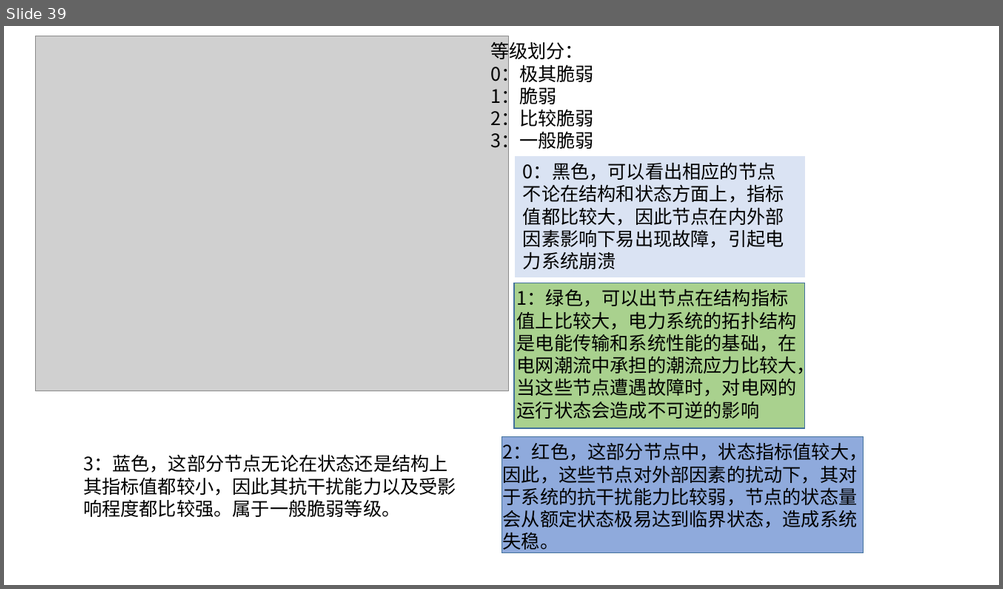
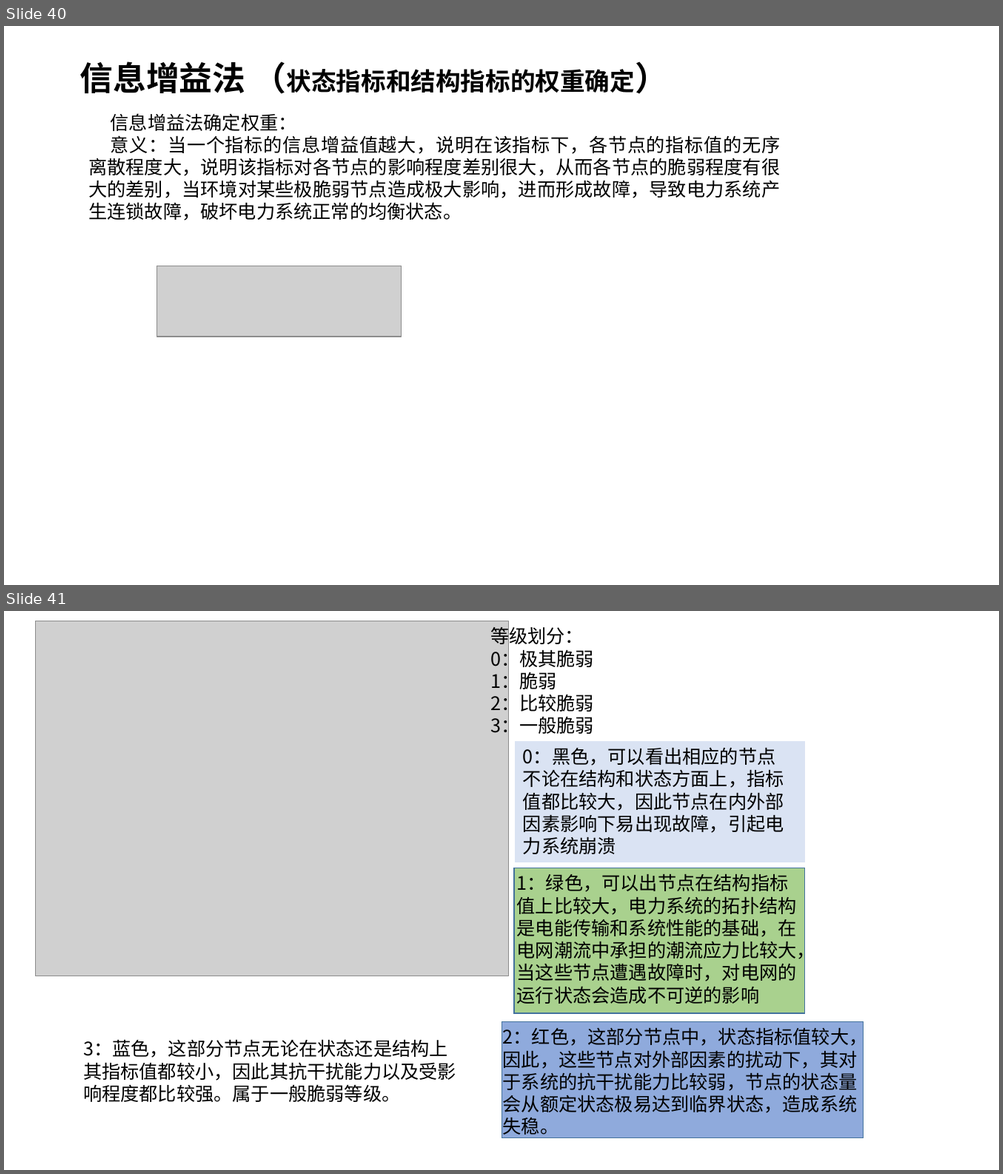
Before and after one commit to LJCcn/Graduation_thesis, a slide deck: 电力系统脆弱性研究/电力系统脆弱性研究.pptx. Shown one above the other, each under a label of ours: slide 39 before the commit, slides 40 and 41 after it. The pictures are 1003x589 and 1003x1174 pixels, drawn with LibreOffice and Linux fonts; fonts in the diff are those of the drawing; grey boxes stand for pictures. Boxes give left, top, right and bottom in pixels: in the first picture for what was removed or moved away, otherwise in the second. Text is boxed around its words. In the diff, an @@ line names an element or a change of style, - is before the commit and + after.

```diff
--- a/电力系统脆弱性研究/电力系统脆弱性研究.pptx
+++ b/电力系统脆弱性研究/电力系统脆弱性研究.pptx
@@ slide 40 added at (4,26,999,585), background #FFFFFF @@
@@ title added at (79,62,634,93), 24 pt, text #000000, bold @@
+信息增益法 （状态指标和结构指标的权重确定）
@@ text added at (88,113,780,221), 18 pt, text #000000 @@
+信息增益法确定权重：
+意义：当一个指标的信息增益值越大，说明在该指标下，各节点的指标值的无序离散程度大，说明该指标对各节点的影响程度差别很大，从而各节点的脆弱程度有很大的差别，当环境对某些极脆弱节点造成极大影响，进而形成故障，导致电力系统产生连锁故障，破坏电力系统正常的均衡状态。
@@ picture added at (157,266,401,337) @@
@@ what was slide 39 is now slide 41 @@
```
Also in this commit, not shown: 1 slide changed, 5 other slides added, 5 other files.
